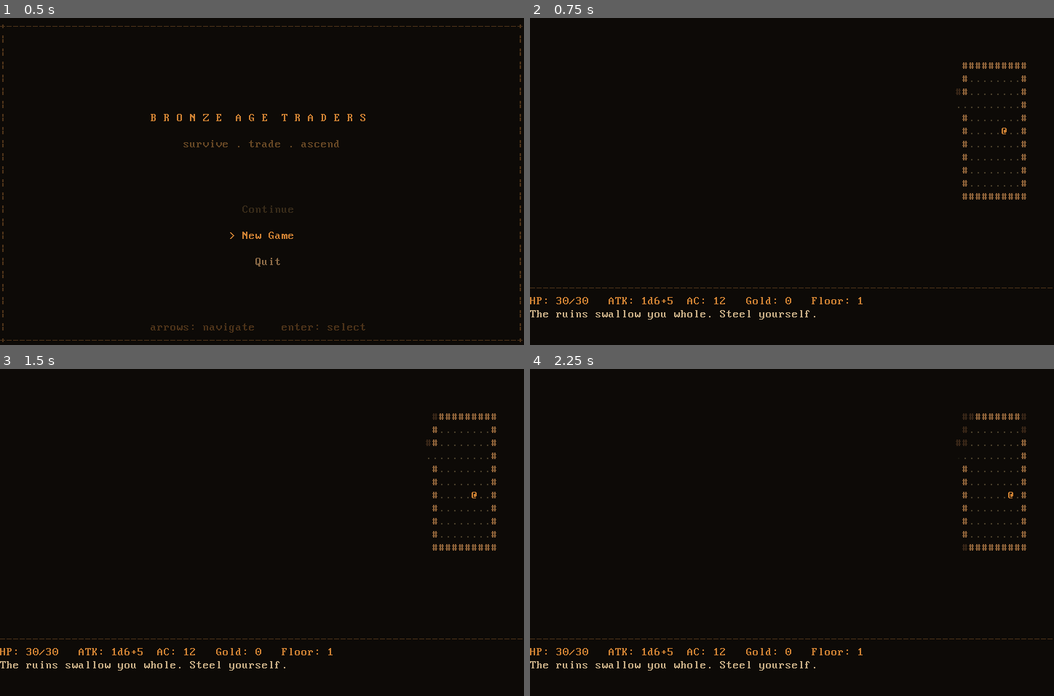
Above: before the commit, frames 1-4 (two rows, left to right).
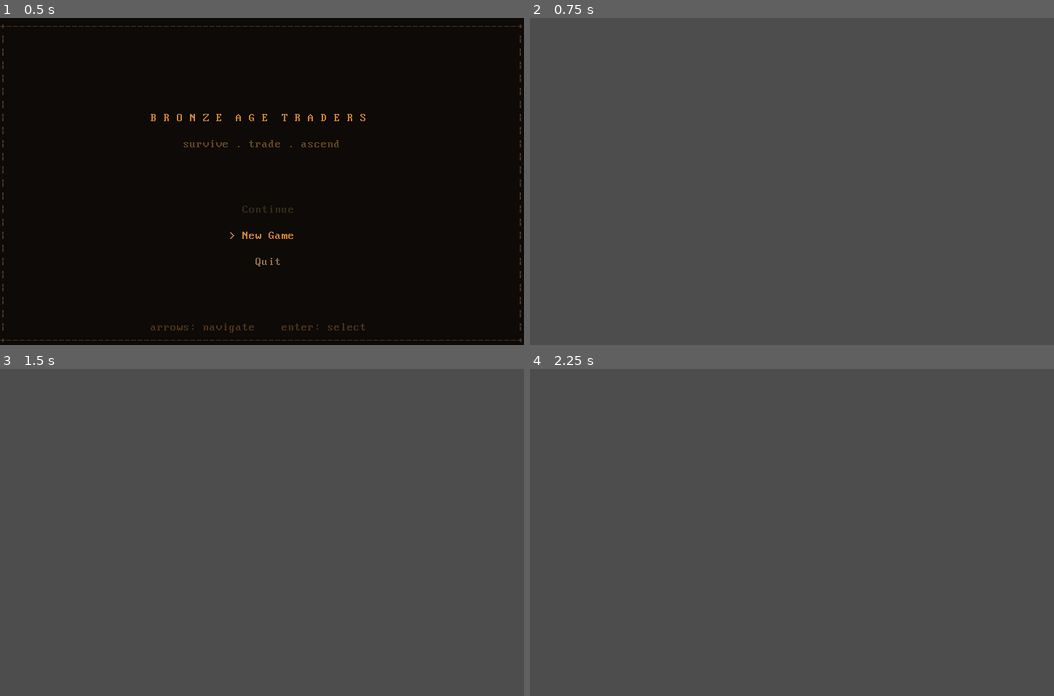
Above: after the commit, the same moments.

Repository: kpweaver/bronze-age-traders
Game: Godot game, scene res://ui/main_menu.tscn
Two runs of this game, one before a commit and one after it. Both use one fixed random seed, a clock stepped at 60 frames per second and the inputs below.
Inputs:
- Up to frame 1 (0.5 s): no input
- Up to frame 2 (0.75 s): tap Enter at 0.5 s; hold Right from 0.53 s (still down); tap L at 0.6 s
- Up to frame 3 (1.5 s): tap Space at 0.77, 1.25 s; tap Enter at 0.8, 1.35 s; release Right at 1.28 s; hold Down from 1.28 s (still down)
- Up to frame 4 (2.25 s): tap Space at 1.52 s; tap Keypad Enter at 1.55, 2.1 s; tap Enter at 2 s; release Down at 2.03 s; hold Right from 2.03 s (still down)

Frame 1 is identical in both runs. In frame 2, 100% of the frame differs, in the area x 0-100%, y 0-100%; in frame 3, 100%; in frame 4, 100%.
Error after the commit: Parse Error: Cannot infer the type of "n" variable because the value doesn't have a set type. (res://scripts/ascii_map.gd:371)

Commit message:
Add look mode (l key)
Press l to enter look mode. Move cursor with movement keys.
- Visible tile with entities: 'You see: Raider (stone floor).'
- Visible tile, no entities:  'You see: stone floor.'
- Explored but not visible:   'You remember: stone floor.'
- Unexplored:                 'Unexplored.'
Cursor renders as a teal highlight. Exit with l / Esc / Enter.

Co-Authored-By: Claude Sonnet 4.6 <noreply@anthropic.com>

Diff:
--- a/scripts/ascii_map.gd
+++ b/scripts/ascii_map.gd
@@ -48,7 +48,7 @@
 # ---------------------------------------------------------------------------
 # Overlay screens
 # ---------------------------------------------------------------------------
-enum Screen { NONE, ESCAPE, INVENTORY, CHARACTER, SETTINGS }
+enum Screen { NONE, ESCAPE, INVENTORY, CHARACTER, SETTINGS, LOOK }
 var _screen: Screen = Screen.NONE
 
 # ---------------------------------------------------------------------------
@@ -58,6 +58,7 @@
 var _player     # Actor
 var _floor: int = 1
 var _floors: Dictionary = {}  # floor number -> GameMap, for visited floors not currently active
+var _look_pos: Vector2i = Vector2i.ZERO
 var _messages: Array[String] = []
 var _game_over: bool = false
 var _font: Font
@@ -193,6 +194,9 @@
 		Screen.SETTINGS:
 			_handle_settings_input(event)
 			return
+		Screen.LOOK:
+			_handle_look_input(event)
+			return
 
 	# Global overlay toggles
 	match event.physical_keycode:
@@ -209,6 +213,12 @@
 			return
 		KEY_C:
 			_screen = Screen.CHARACTER
+			get_viewport().set_input_as_handled()
+			queue_redraw()
+			return
+		KEY_L:
+			_look_pos = _player.pos
+			_screen   = Screen.LOOK
 			get_viewport().set_input_as_handled()
 			queue_redraw()
 			return
@@ -320,6 +330,52 @@
 			queue_redraw()
 
 
+func _handle_look_input(event: InputEvent) -> void:
+	get_viewport().set_input_as_handled()
+	var moved := true
+	match event.physical_keycode:
+		KEY_ESCAPE, KEY_L, KEY_ENTER, KEY_KP_ENTER:
+			_screen = Screen.NONE
+			queue_redraw()
+			return
+		KEY_KP_8, KEY_UP:    _look_pos += Vector2i(0, -1)
+		KEY_KP_2, KEY_DOWN:  _look_pos += Vector2i(0, 1)
+		KEY_KP_4, KEY_LEFT:  _look_pos += Vector2i(-1, 0)
+		KEY_KP_6, KEY_RIGHT: _look_pos += Vector2i(1, 0)
+		KEY_KP_7:            _look_pos += Vector2i(-1, -1)
+		KEY_KP_9:            _look_pos += Vector2i(1, -1)
+		KEY_KP_1:            _look_pos += Vector2i(-1, 1)
+		KEY_KP_3:            _look_pos += Vector2i(1, 1)
+		_:                   moved = false
+	if moved:
+		_look_pos.x = clampi(_look_pos.x, 0, COLS - 1)
+		_look_pos.y = clampi(_look_pos.y, 0, MAP_ROWS - 1)
+		queue_redraw()
+
+
+func _look_description() -> String:
+	var x := _look_pos.x
+	var y := _look_pos.y
+	if not _map.is_in_bounds(x, y) or not _map.explored[y][x]:
+		return "Unexplored."
+
+	var tile := "stone wall" if _map.tiles[y][x] == GameMapClass.TILE_WALL else "stone floor"
+
+	if not _map.visible[y][x]:
+		return "You remember: %s." % tile
+
+	# Collect visible entities at this tile (highest draw priority last = most important first).
+	var names: Array[String] = []
+	for e in _map.entities:
+		if e.pos == Vector2i(x, y):
+			var n := e.name
+			# Capitalise first letter for display.
+			names.append(n[0].to_upper() + n.substr(1))
+	if names.is_empty():
+		return "You see: %s." % tile
+	return "You see: %s (%s)." % [", ".join(names), tile]
+
+
 # ---------------------------------------------------------------------------
 # Turn logic
 # ---------------------------------------------------------------------------
@@ -441,6 +497,7 @@
 		Screen.INVENTORY: _draw_inventory()
 		Screen.CHARACTER: _draw_character_sheet()
 		Screen.SETTINGS:  _draw_settings()
+		Screen.LOOK:      _draw_look_cursor()
 
 
 func _draw_map() -> void:
@@ -614,6 +671,25 @@
 
 
 # ---------------------------------------------------------------------------
+# Overlay: look mode
+# ---------------------------------------------------------------------------
+func _draw_look_cursor() -> void:
+	# Highlight cursor tile.
+	draw_rect(
+		Rect2(_look_pos.x * CELL_W, _look_pos.y * CELL_H, CELL_W, CELL_H),
+		Color(0.20, 0.75, 0.90, 0.40)
+	)
+
+	# Overdraw message rows with description + exit hint.
+	draw_rect(
+		Rect2(0, MSG_START_ROW * CELL_H, COLS * CELL_W, MSG_LINES * CELL_H),
+		C_BG
+	)
+	_puts(0, MSG_START_ROW,     _look_description(),              C_MSG_RECENT)
+	_puts(0, MSG_START_ROW + 1, "l / Esc / Enter to exit look mode", C_DIVIDER)
+
+
+# ---------------------------------------------------------------------------
 # Draw helpers
 # ---------------------------------------------------------------------------
 func _draw_box(bx: int, by: int, bw: int, bh: int) -> void:
